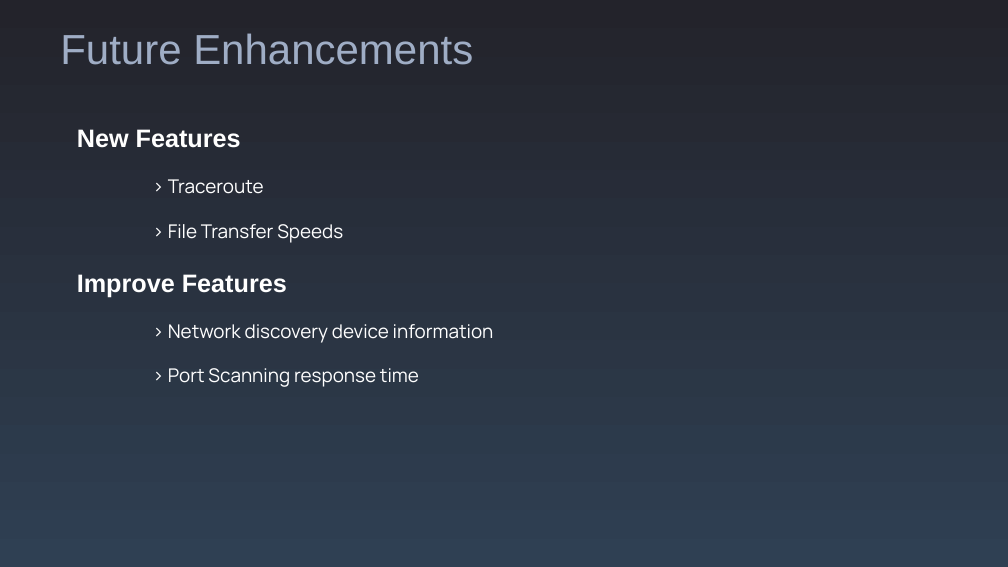
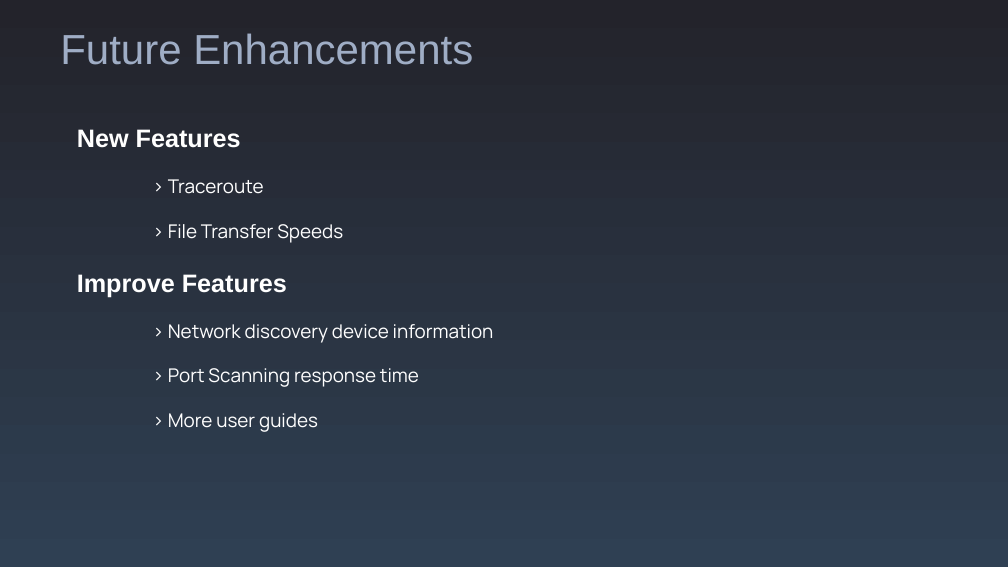
Before and after one commit to CEStrobl/nightwatch, a slide deck: slide 9 of documentation/NightWatch-Presentation.pptx. Drawn at 1008x567 pixels with LibreOffice and Linux fonts; fonts in the diff are those of the drawing. Boxes give left, top, right and bottom in pixels: in the first picture for what was removed or moved away, otherwise in the second. Text is boxed around its words. In the diff, an @@ line names an element or a change of style, - is before the commit and + after.

```diff
--- a/documentation/NightWatch-Presentation.pptx
+++ b/documentation/NightWatch-Presentation.pptx
@@ text at [168, 413, 318, 432]: paragraph added @@
+> More user guides
```
Also in this commit, not shown: 3 other slides changed, 11 other files.
